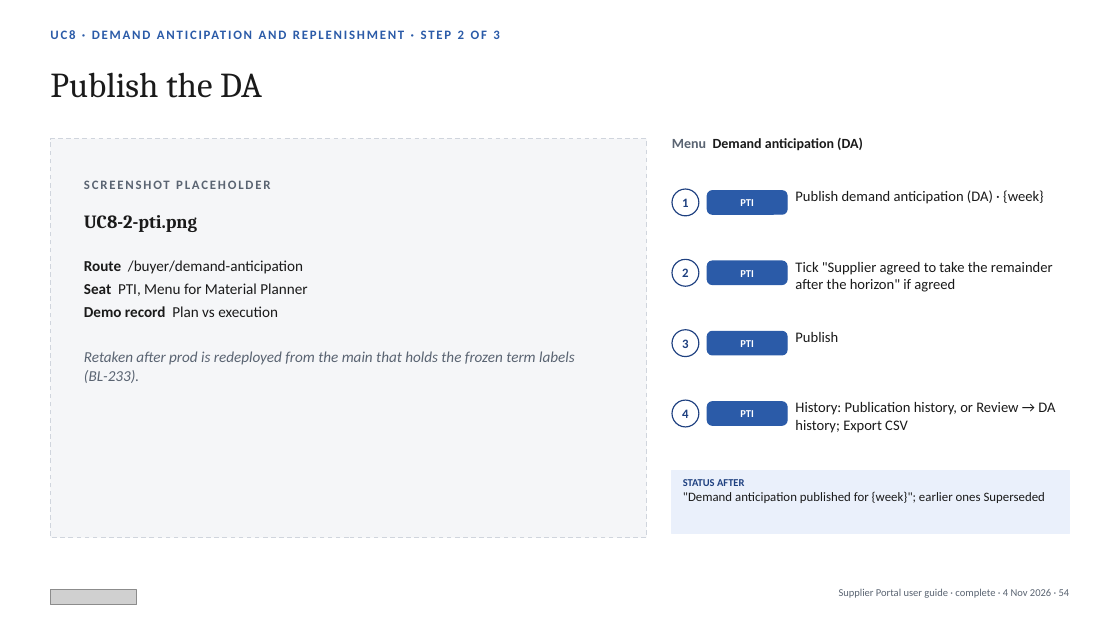
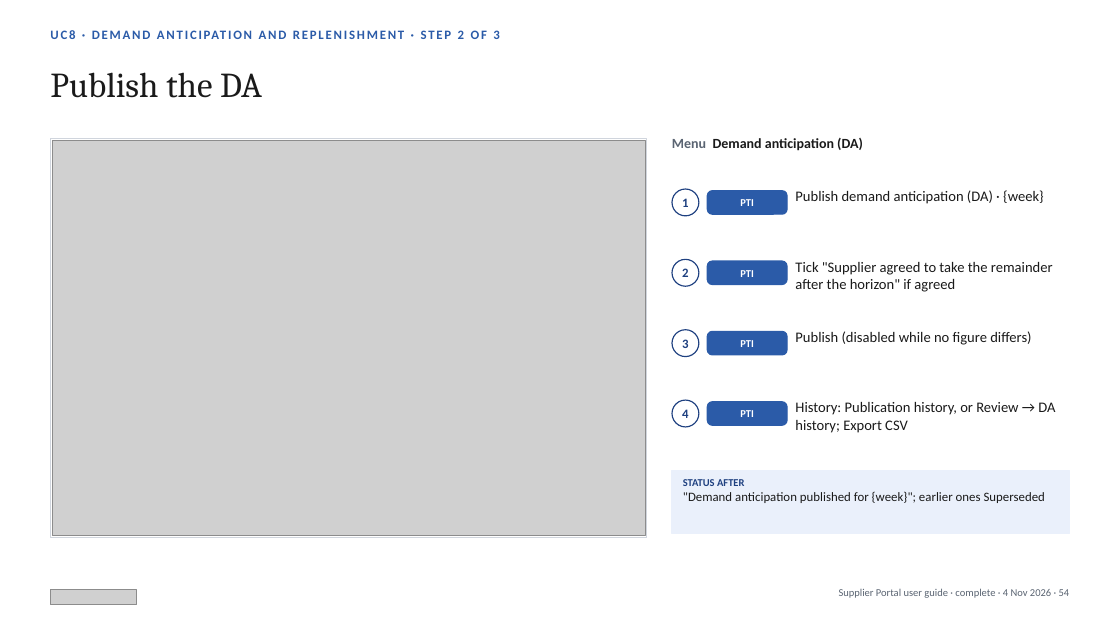
Before and after one commit to javal999/paragon-supplier-portal, a slide deck: slide 54 of docs/supplier-hub/user-guide/Paragon-Supplier-Portal-User-Guide.pptx. Drawn at 1120x630 pixels with LibreOffice and Linux fonts; fonts in the diff are those of the drawing; grey boxes stand for pictures. Boxes give left, top, right and bottom in pixels: in the first picture for what was removed or moved away, otherwise in the second. Text is boxed around its words. In the diff, an @@ line names an element or a change of style, - is before the commit and + after.

```diff
--- a/docs/supplier-hub/user-guide/Paragon-Supplier-Portal-User-Guide.pptx
+++ b/docs/supplier-hub/user-guide/Paragon-Supplier-Portal-User-Guide.pptx
@@ rectangle at [50, 139, 647, 538]: fill #F5F6F8 to #FFFFFF; outline #D0D5DD 1 pt dashed to #D0D5DD 0.75 pt @@
@@ picture added at [52, 140, 645, 536] @@
@@ text removed at [84, 180, 270, 189] @@
-SCREENSHOT PLACEHOLDER
@@ text removed at [84, 215, 197, 232] @@
-UC8-2-pti.png
@@ text removed at [84, 260, 575, 383] @@
-Route /buyer/demand-anticipation
-Seat PTI, Menu for Material Planner
-Demo record Plan vs execution
-Retaken after prod is redeployed from the main that holds the frozen term labels (BL-233).
@@ text at [795, 331, 1031, 345]: text changed @@
-Publish
+Publish (disabled while no figure differs)
```
Also in this commit, not shown: 36 other slides changed, 40 other files.
